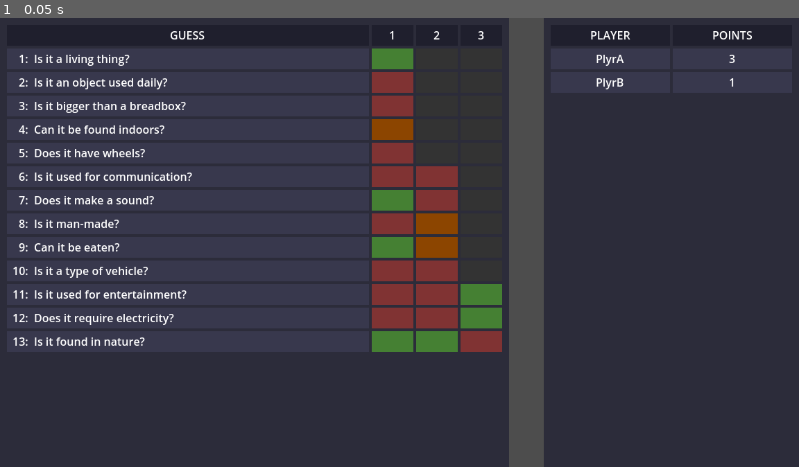
Above: before the commit, frame 1.
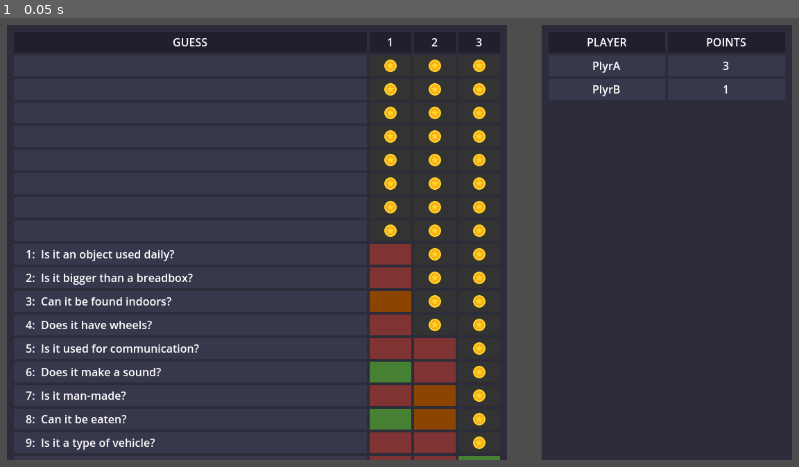
Above: after the commit, the same moment.

Repository: CodedNil/deducers
Game: Godot game, scene res://Main.tscn
Two runs of this game, one before a commit and one after it. Both use one fixed random seed, a clock stepped at 60 frames per second and the inputs below.
Inputs:
- Up to frame 1 (0.05 s): no input

The runs differ from the first frame. In frame 1, 19% of the frame differs, in the area x 0-100%, y 0-100%.

Commit message:
Render a coin

Diff:
--- a/godot/Items/Items.gd
+++ b/godot/Items/Items.gd
@@ -78,17 +78,20 @@
 				break
 
 	var items_container = $MarginContainer/VBoxContainer
-	manage_items(items_container, len(active_guesses), items_item_scene)
+	manage_items(items_container, 20, items_item_scene)
 
 	# Update items with guess text
 	index = 1
-	for guess in active_guesses:
+	for guess in range(0, 20):
+		var num_blanks = 20 - len(active_guesses)
+		var cur_guess = guess - num_blanks if guess > num_blanks else -1
+
 		var child = items_container.get_child(index) as Control
 		child.get_node("ColorRect/MarginContainer/HBoxContainer/Index").set_text(
-			str(guess + 1) + ": "
+			str(cur_guess) + ": " if guess > num_blanks else ""
 		)
 		child.get_node("ColorRect/MarginContainer/HBoxContainer/Question").set_text(
-			active_guesses[guess]
+			active_guesses[cur_guess] if guess > num_blanks else ""
 		)
 
 		# Make the right number of answer boxes available
@@ -99,14 +102,16 @@
 			# Get answer if it exists
 			var answer = ""
 			for answer_guess in items[item_index][1]:
-				if answer_guess.split(";")[0] == str(guess):
+				if answer_guess.split(";")[0] == str(cur_guess):
 					answer = answer_guess.split(";")[1]
 					break
 
 			if answer_colors.has(answer):
 				child.get_child(item_index + 1).set_color(answer_colors[answer])
+				child.get_child(item_index + 1).get_child(0).set_visible(false)
 			else:
 				child.get_child(item_index + 1).set_color(Color(0.2, 0.2, 0.2))
+				child.get_child(item_index + 1).get_child(0).set_visible(true)
 
 		index += 1
 
--- a/godot/Items/Items.tscn
+++ b/godot/Items/Items.tscn
@@ -5,6 +5,7 @@
 [ext_resource type="PackedScene" uid="uid://cjhgur13aq42x" path="res://Items/ItemsHeader.tscn" id="2_rqndv"]
 
 [node name="Items" type="ColorRect"]
+clip_contents = true
 anchors_preset = 15
 anchor_right = 1.0
 anchor_bottom = 1.0
@@ -15,11 +16,10 @@
 
 [node name="MarginContainer" type="MarginContainer" parent="."]
 layout_mode = 1
-anchors_preset = 15
+anchors_preset = 10
 anchor_right = 1.0
-anchor_bottom = 1.0
+offset_bottom = 730.0
 grow_horizontal = 2
-grow_vertical = 2
 theme_override_constants/margin_left = 10
 theme_override_constants/margin_top = 10
 theme_override_constants/margin_right = 10
--- a/godot/Items/ItemsAnswerBox.tscn
+++ b/godot/Items/ItemsAnswerBox.tscn
@@ -1,5 +1,23 @@
-[gd_scene format=3 uid="uid://baqgtovxupkv5"]
+[gd_scene load_steps=2 format=3 uid="uid://baqgtovxupkv5"]
+
+[ext_resource type="Texture2D" uid="uid://pg3thv4imb2y" path="res://Resources/coin.png" id="1_dqp3p"]
 
 [node name="ColorRect" type="ColorRect"]
 custom_minimum_size = Vector2(60, 30)
 color = Color(0.27451, 0.431373, 0.196078, 1)
+
+[node name="TextureRect" type="TextureRect" parent="."]
+layout_mode = 1
+anchors_preset = 8
+anchor_left = 0.5
+anchor_top = 0.5
+anchor_right = 0.5
+anchor_bottom = 0.5
+offset_left = -10.0
+offset_top = -10.0
+offset_right = 10.0
+offset_bottom = 10.0
+grow_horizontal = 2
+grow_vertical = 2
+texture = ExtResource("1_dqp3p")
+expand_mode = 4
--- a/godot/Main.tscn
+++ b/godot/Main.tscn
@@ -11,20 +11,28 @@
 grow_horizontal = 2
 grow_vertical = 2
 
-[node name="HBoxContainer" type="HBoxContainer" parent="."]
+[node name="MarginContainer" type="MarginContainer" parent="."]
 layout_mode = 1
 anchors_preset = 15
 anchor_right = 1.0
 anchor_bottom = 1.0
 grow_horizontal = 2
 grow_vertical = 2
+theme_override_constants/margin_left = 10
+theme_override_constants/margin_top = 10
+theme_override_constants/margin_right = 10
+theme_override_constants/margin_bottom = 10
+
+[node name="HBoxContainer" type="HBoxContainer" parent="MarginContainer"]
+layout_mode = 2
 theme_override_constants/separation = 50
 
-[node name="Items" parent="HBoxContainer" instance=ExtResource("2_7bovt")]
+[node name="Items" parent="MarginContainer/HBoxContainer" instance=ExtResource("2_7bovt")]
 layout_mode = 2
 size_flags_horizontal = 3
 size_flags_stretch_ratio = 2.0
+color = Color(0.172549, 0.172549, 0.227451, 1)
 
-[node name="Leaderboard" parent="HBoxContainer" instance=ExtResource("1_lxit3")]
+[node name="Leaderboard" parent="MarginContainer/HBoxContainer" instance=ExtResource("1_lxit3")]
 layout_mode = 2
 size_flags_horizontal = 3
Binary file added: godot/Resources/coin.png
Not shown, added: godot/Resources/coin.png.import
